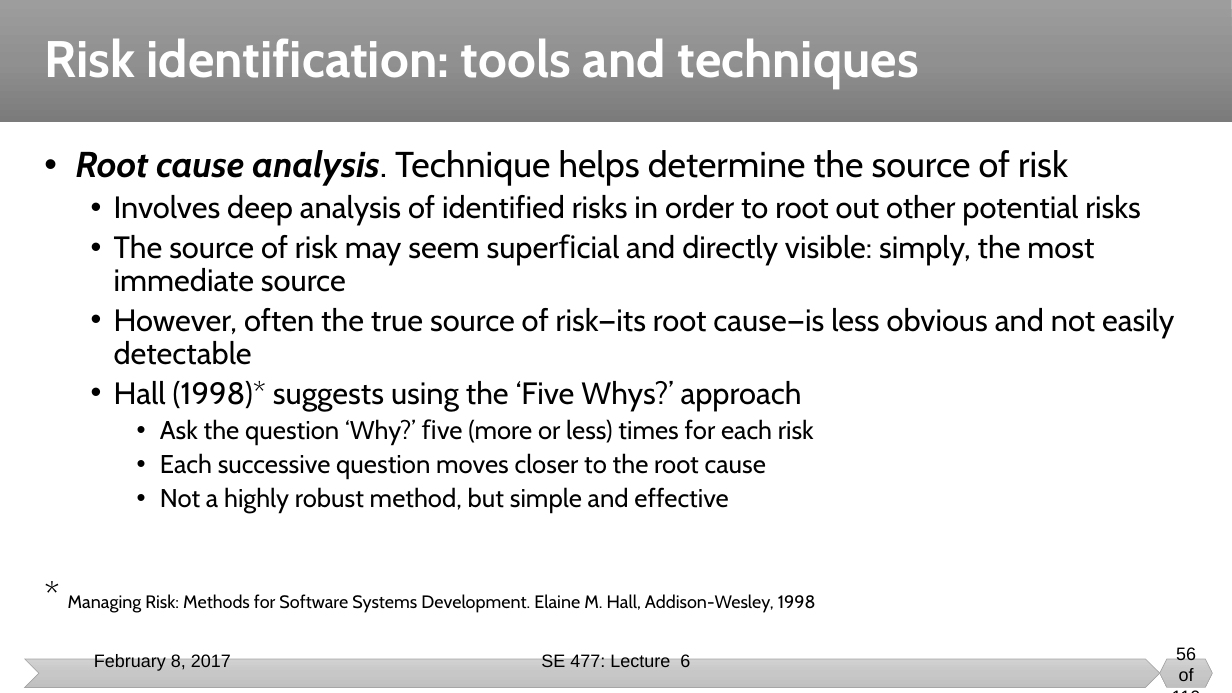
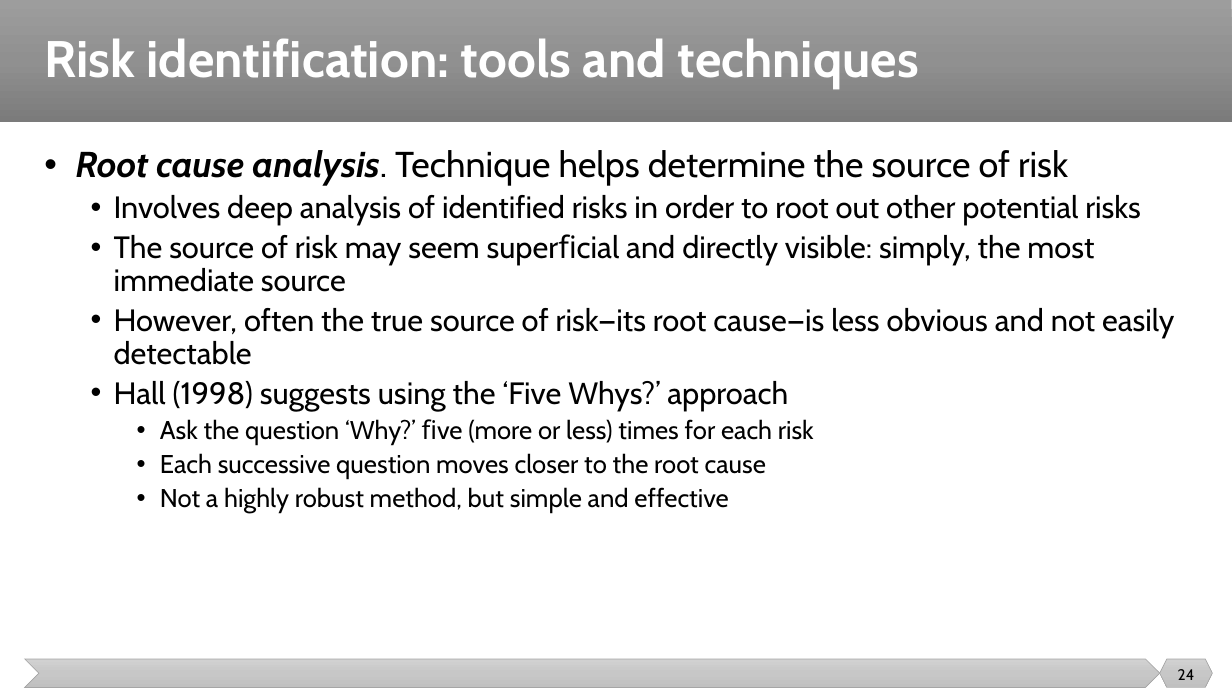
Before and after one commit to malenezi/malenezi, a slide deck: slide 24 of SE423/Lectures/5-Risk Management/Risk Management.pptx (slide 56 before the commit). Drawn at 1232x693 pixels with LibreOffice and Linux fonts; fonts in the diff are those of the drawing. Boxes give left, top, right and bottom in pixels: in the first picture for what was removed or moved away, otherwise in the second. Text is boxed around its words. In the diff, an @@ line names an element or a change of style, - is before the commit and + after.

```diff
--- a/SE423/Lectures/5-Risk Management/Risk Management.pptx
+++ b/SE423/Lectures/5-Risk Management/Risk Management.pptx
@@ text at (114, 381, 788, 410): text changed @@
-  • Hall (1998)* suggests using the ‘Five Whys?’ approach
+  • Hall (1998) suggests using the ‘Five Whys?’ approach
@@ text at (68, 594, 816, 613): paragraph removed @@
-* Managing Risk: Methods for Software Systems Development. Elaine M. Hall, Addison-Wesley, 1998
@@ text removed at (94, 654, 231, 671) @@
-February 8, 2017
@@ text removed at (541, 654, 690, 667) @@
-SE 477: Lecture 6
@@ page number at (1178, 669, 1195, 680): text changed; size 14 to 12 pt; font Arial to Cabin @@
-56 of 110
+24
```
Also in this commit, not shown: 85 other slides changed, 1 slide added, 13 slides removed, 12 other files.
